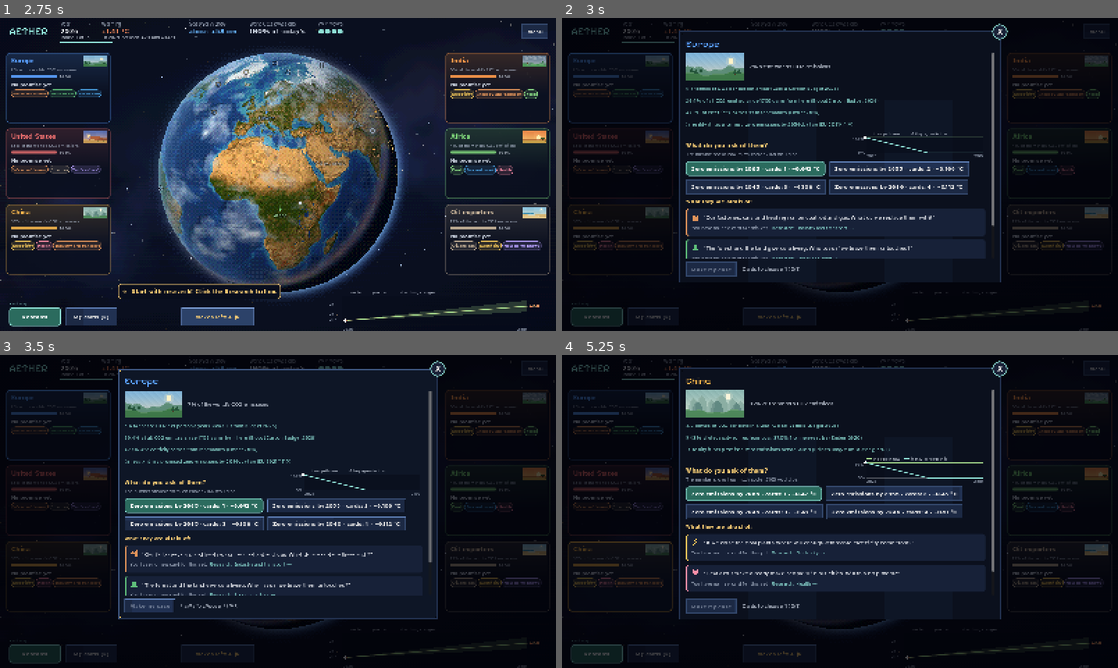
Above: before the commit, frames 1-4 (two rows, left to right).
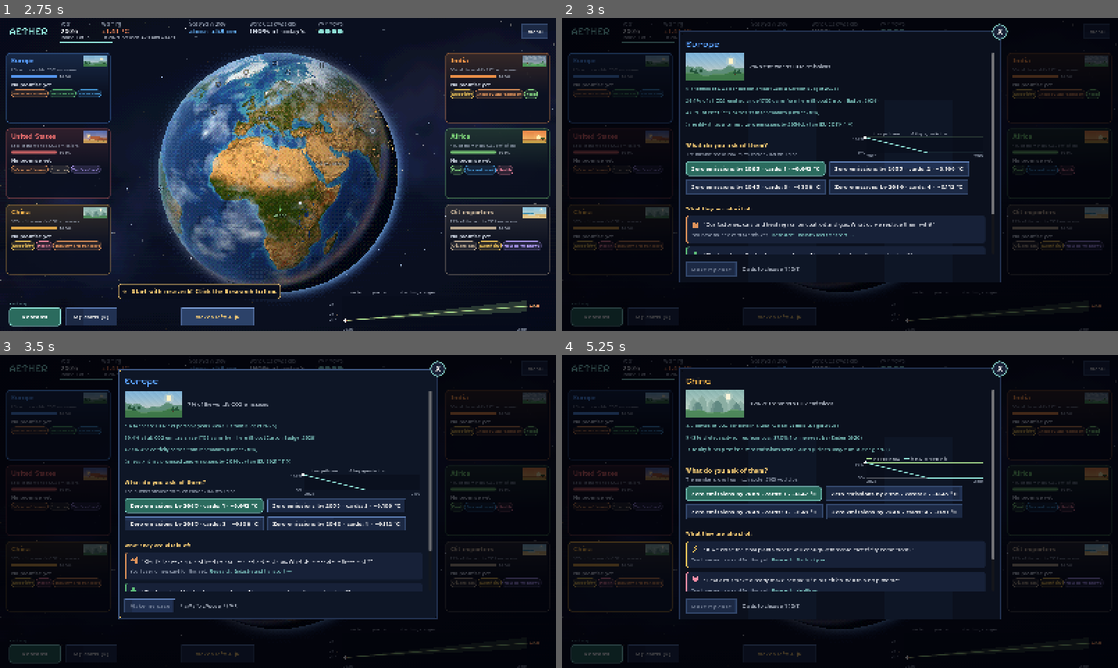
Above: after the commit, the same moments.

Repository: roadside/aether
Game: Godot game, scene res://scenes/main.tscn
Same seed, same stepped clock (60 frames per second), same inputs: the game is played once before the commit and once after it. Sound files missing from this copy of the repository are replaced by a short silence.
Inputs (mouse positions are in pixels of both pictures, inside the frame that each line leads up to):
- Up to frame 1 (2.75 s): tap Enter at 0.5 s; drag from (278, 174) to (333, 105) at 0.52 s; click "Let's start!" at 1.25 s; click "Next 5 years ▶" at 2 s
- Up to frame 2 (3 s): click (617, 86) at 2.77 s
- Up to frame 3 (3.5 s): no input
- Up to frame 4 (5.25 s): click (617, 502) at 3.52 s; drag from (840, 508) to (812, 574) at 4.27 s; click (617, 577) at 5.02 s

Frame 1 is identical in both runs. In frame 2, 3.3% of the frame differs, in the area x 22-78%, y 57-77%; in frame 3, 1.2%; in frame 4, 3.7%, in the area x 22-78%, y 54-76%.

Commit message:
Tárgyalás: térköz az „Amitől tartanak” és az „Ezzel érvelek” fölött
Co-Authored-By: Claude Fable 5.2 <noreply@anthropic.com>
Claude-Session: https://claude.ai/code/session_01T6sPwaPiVjASr8DLyjC9bo

Diff:
--- a/scripts/main.gd
+++ b/scripts/main.gd
@@ -2182,8 +2182,11 @@
 	# a gomb az ablak alján mindig látszik: a kártyák bejelölése után nem kell visszagörgetni
 	if area.has_meta("alul") and is_instance_valid(area.get_meta("alul")):
 		(area.get_meta("alul") as Node).free()
-	area.set_meta("alul", top)
-	_sticky(area.get_parent() as VBoxContainer, top)
+	var bar := MarginContainer.new()      # kis hely az „Ezzel érvelek” gomb fölött (Zoltán kérése)
+	bar.add_theme_constant_override("margin_top", 12)
+	bar.add_child(top)
+	area.set_meta("alul", bar)
+	_sticky(area.get_parent() as VBoxContainer, bar)
 	_fit.call_deferred()
 	var any := false
 	if ask["fajta"] == "felkeszules":
@@ -2218,6 +2221,9 @@
 	else:
 		if ask["fajta"] == "megerosites":
 			area.add_child(UI.label(L.t("Elbizonytalanodtak. Ha a kör végéig nem erősíted meg őket, meginognak, és későbbre tolják a céljukat."), 16, UI.GOLD))
+		var fear_gap := Control.new()      # kis hely az „Amitől tartanak:” fölött (Zoltán kérése)
+		fear_gap.custom_minimum_size = Vector2(0, 10)
+		area.add_child(fear_gap)
 		area.add_child(UI.label(L.t("Amitől tartanak:"), 17, UI.GOLD, true, false))
 		var usable := world.usable(g)
 		# előre az az aggodalom kerül, amelyikre van kártyád: a bejelölhető sor görgetés nélkül látszik
